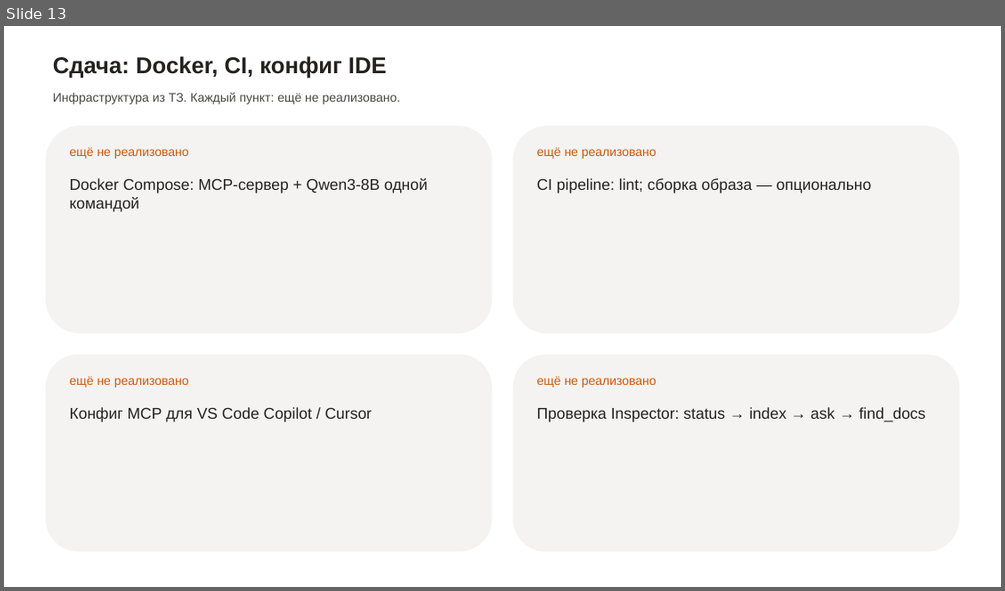
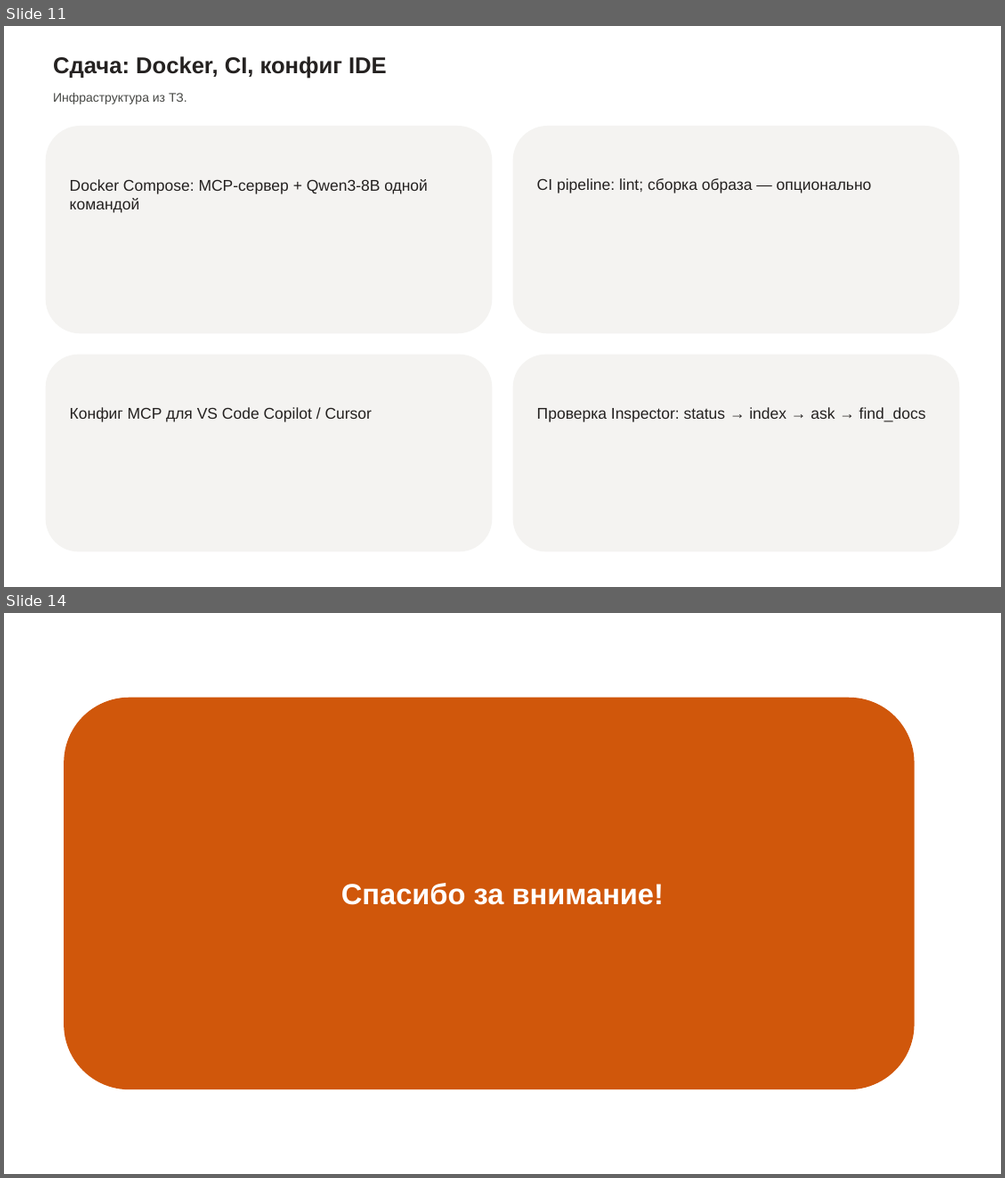
Before and after one commit to luna-pulse/MCP.RAG.StarTrek, a slide deck: Презентация_ВасильеваОВ.pptx. Shown one above the other, each under a label of ours: slide 13 before the commit, slides 11 and 14 after it; the slides between them are not shown. The pictures are 1005x591 and 1005x1178 pixels, drawn with LibreOffice and Linux fonts; fonts in the diff are those of the drawing. Boxes give left, top, right and bottom in pixels: in the first picture for what was removed or moved away, otherwise in the second. Text is boxed around its words. In the diff, an @@ line names an element or a change of style, - is before the commit and + after.

```diff
--- a/Презентация_ВасильеваОВ.pptx
+++ b/Презентация_ВасильеваОВ.pptx
@@ slide 14 added at [4, 613, 1001, 1174], background #FFFFFF @@
@@ rounded rectangle added at [64, 698, 914, 1089], fill #D0570B @@
@@ text added at [341, 883, 663, 905], 28 pt, text #FFFFFF, bold @@
+Спасибо за внимание!
@@ what was slide 13 is now slide 11 @@
@@ slide 11 changed as well @@
@@ text at [53, 93, 187, 104]: text changed @@
-Инфраструктура из ТЗ. Каждый пункт: ещё не реализовано.
+Инфраструктура из ТЗ.
@@ text removed at [70, 147, 189, 159] @@
-ещё не реализовано
@@ text removed at [537, 147, 656, 159] @@
-ещё не реализовано
@@ proportions changed in 4 elements at [46, 126, 493, 333], [513, 126, 960, 333], [46, 354, 493, 552], [513, 354, 960, 552] @@
@@ text removed at [70, 376, 189, 387] @@
-ещё не реализовано
@@ text removed at [537, 376, 656, 387] @@
-ещё не реализовано
```
Also in this commit, not shown: 9 other slides changed, 3 other slides added, 4 slides removed.
